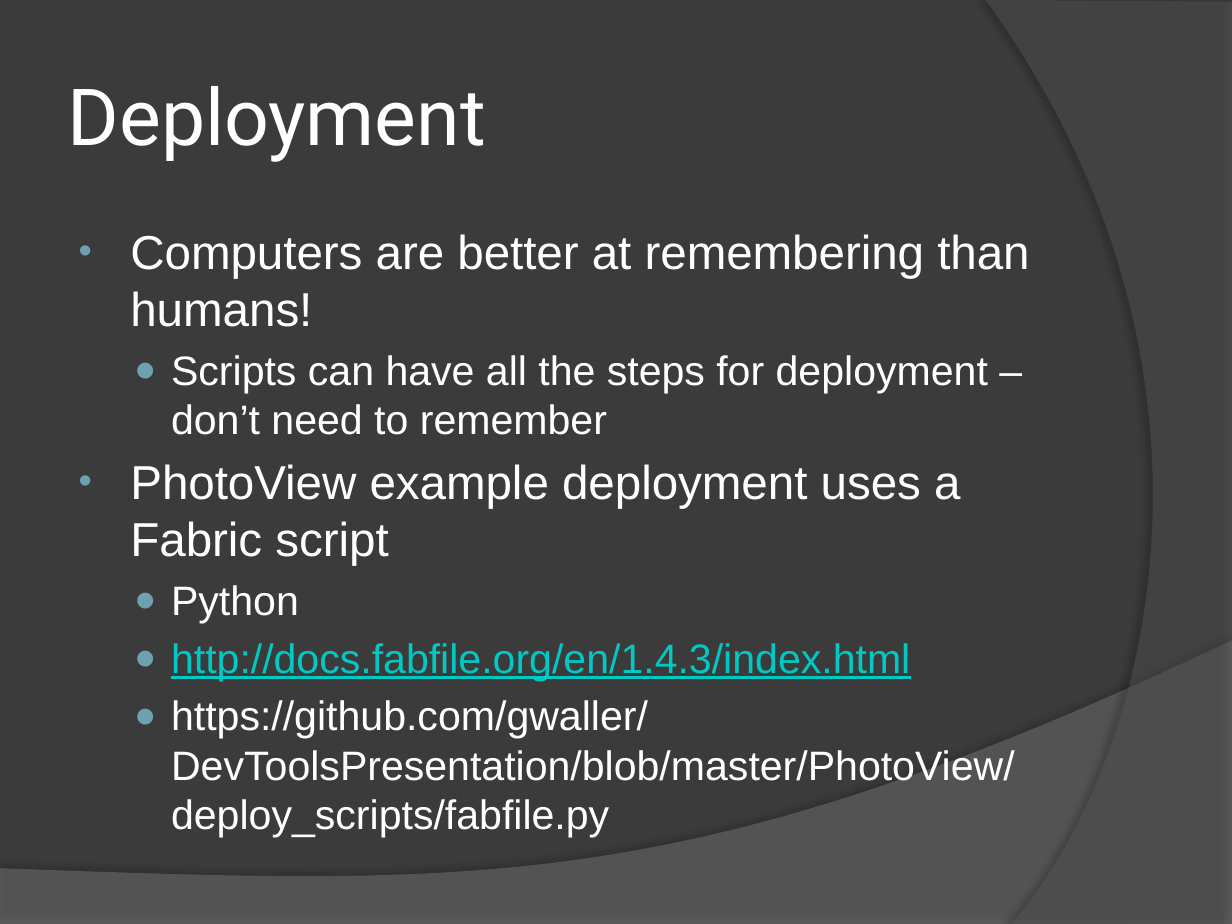
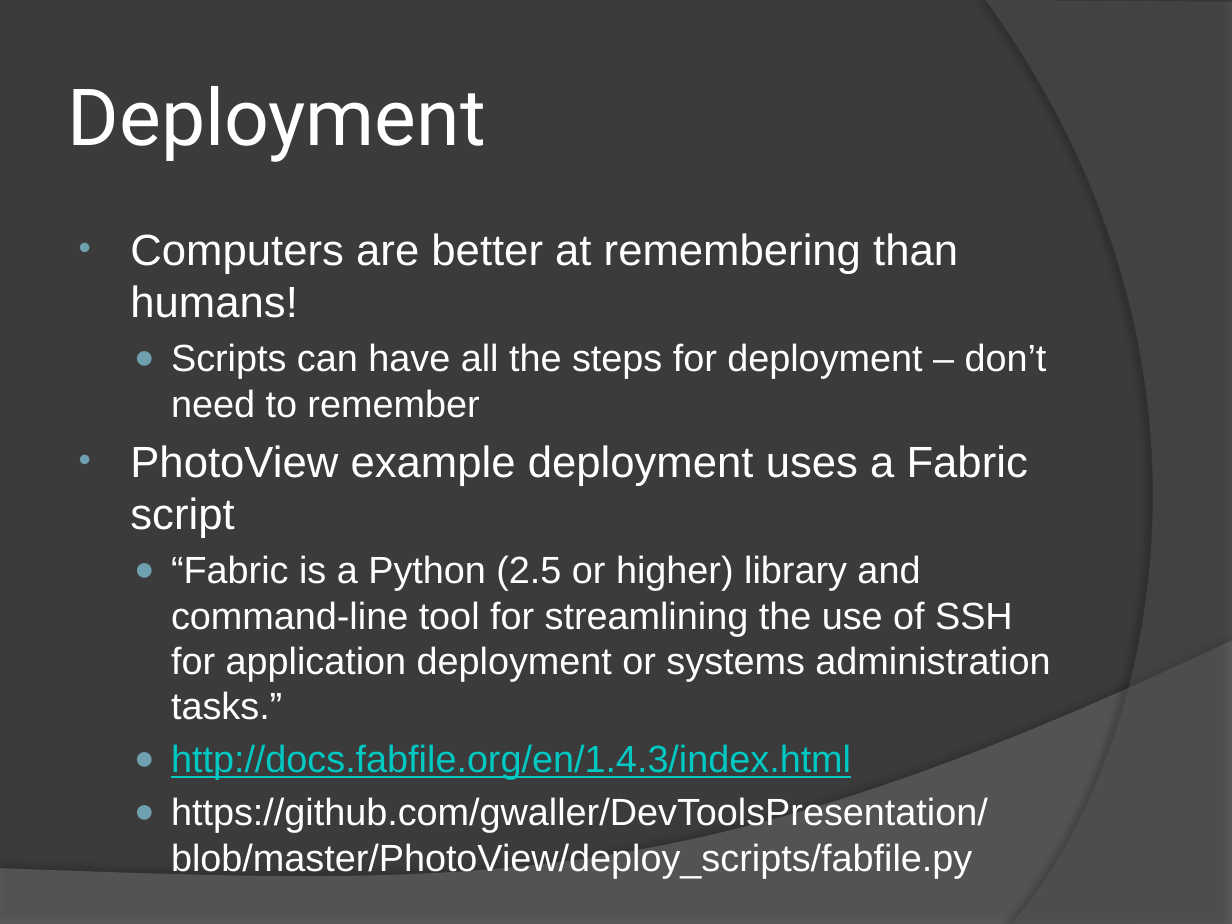
Before and after one commit to gwaller/DevToolsPresentation, a slide deck: slide 17 of presentation/DevTools_Presentation_270912.pptx. Drawn at 1232x924 pixels with LibreOffice and Linux fonts; fonts in the diff are those of the drawing. Boxes give left, top, right and bottom in pixels: in the first picture for what was removed or moved away, otherwise in the second. Text is boxed around its words. In the diff, an @@ line names an element or a change of style, - is before the commit and + after.

Commit message:
Some minor alterations - added a new slides, re-ordered some, minor text changes

```diff
--- a/presentation/DevTools_Presentation_270912.pptx
+++ b/presentation/DevTools_Presentation_270912.pptx
@@ text at (130, 233, 1047, 833): size 27.8 to 25.5 pt in "Computers are better at remembering than humans!", "PhotoView example deployment uses a Fabric script"; size 24.1 to 22.1 pt in "Scripts can have all the steps for ...", "http://docs.fabfile.org/en/1.4.3/index.html", "https://github.com/gwaller/DevToolsPresentation/blob/master/ ..." @@
@@ text at (171, 555, 1050, 720): text changed; size 24.1 to 22.1 pt @@
-  ● Python
+  ● “Fabric is a Python (2.5 or higher) library and command-line tool for streamlining the use of SSH for application deployment or systems administration tasks.”
```
Also in this commit, not shown: 3 other slides changed, 2 slides added, 1 slide removed.
